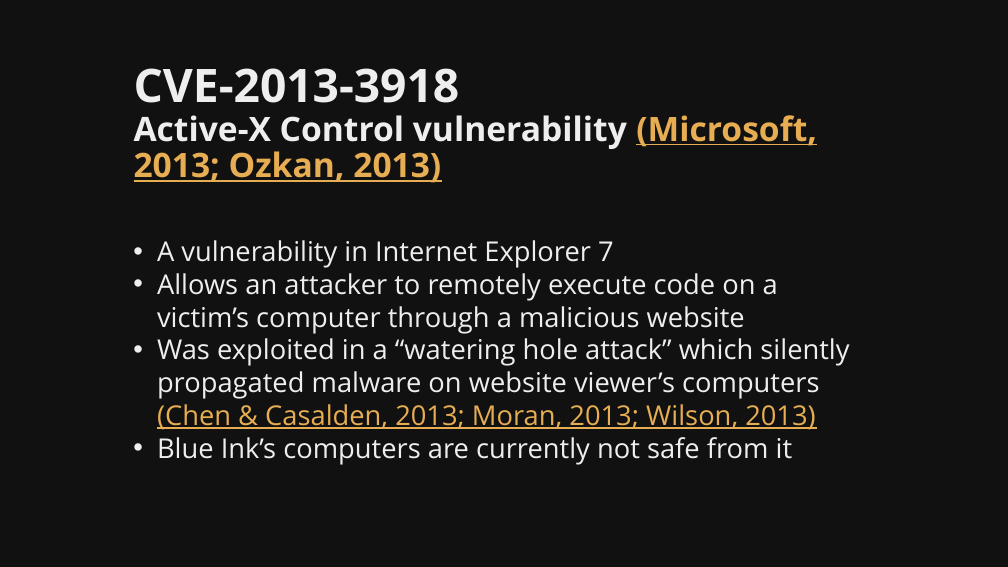
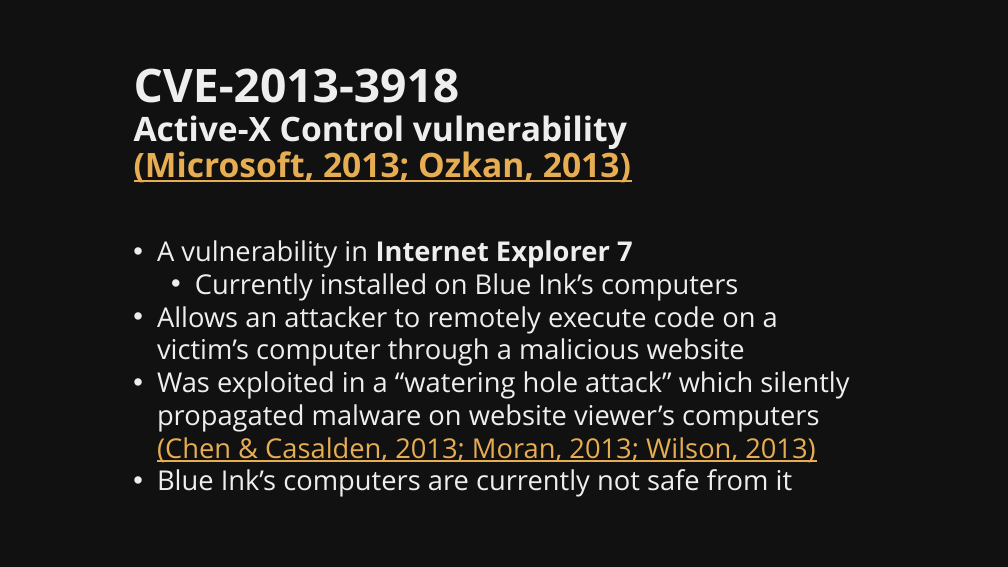
Before and after one commit to martymcflywa/ecu, a slide deck: slide 18 of year_1/sem_2/CSI1101_computer_security/0b_assignment_2_[22MAY15_0900]/dev/CSI1101_PONCE_A2_v01.pptx (slide 16 before the commit). Drawn at 1008x567 pixels with LibreOffice and Linux fonts; fonts in the diff are those of the drawing. Boxes give left, top, right and bottom in pixels: in the first picture for what was removed or moved away, otherwise in the second. Text is boxed around its words. In the diff, an @@ line names an element or a change of style, - is before the commit and + after.

```diff
--- a/year_1/sem_2/CSI1101_computer_security/0b_assignment_2_[22MAY15_0900]/dev/CSI1101_PONCE_A2_v01.pptx
+++ b/year_1/sem_2/CSI1101_computer_security/0b_assignment_2_[22MAY15_0900]/dev/CSI1101_PONCE_A2_v01.pptx
@@ title "CVE-2013-3918 Active-X Control vulnerability (Microsoft, ..." rewrapped from (134, 68, 817, 183) to (134, 68, 631, 183) @@
@@ text at (157, 240, 633, 268): bold on in "Internet Explorer 7" @@
@@ text at (195, 273, 738, 301): paragraph added @@
+  • Currently installed on Blue Ink’s computers
```
Also in this commit, not shown: 5 other slides changed, 16 slides added, 3 other files.
